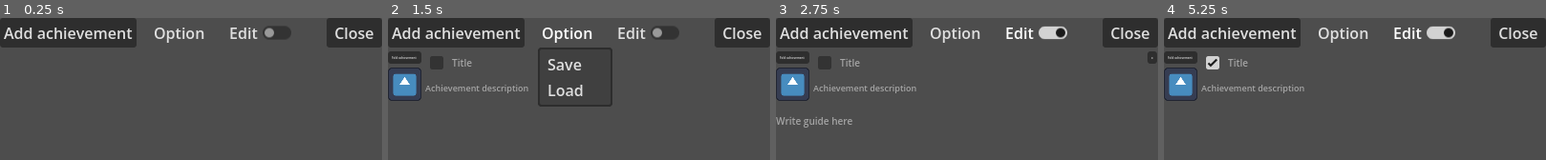
Above: before the commit, frames 1-4 (left to right).
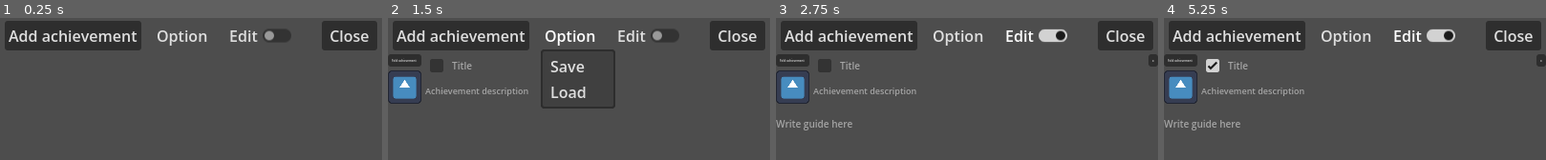
Above: after the commit, the same moments.

Repository: Giitto/achievements-static-solver
Game: Godot game, scene res://main.tscn
The game is run twice, just before and just after one commit, with the same random seed, the same clock (stepped at 60 frames per second) and the same inputs. The engine's default icon, where the game draws it, is replaced by a stand-in: a white triangle on a blue panel in a dark square.
Inputs (mouse positions are in pixels of both pictures, inside the frame that each line leads up to; where the layout moved, square brackets give the same spot in the first picture):
- Up to frame 1 (0.25 s): no input
- Up to frame 2 (1.5 s): click "Add achievement" at 0.5 s; click "Option" at 1.25 s
- Up to frame 3 (2.75 s): click "Edit" at 2 s
- Up to frame 4 (5.25 s): click "Fold achievement" at 2.75 s; click "x" at 3.5 s; click "Add achievement" at 4.25 s; click (1213, 64) [1213, 63] at 5 s

The runs differ from the first frame. In frame 1, 6.8% of the frame differs, in the area x 0-100%, y 0-23%; in frame 2, 11%, in the area x 0-100%, y 0-64%; in frame 3, 10%; in frame 4, 10%.

Commit message:
Corrected some UI fitting problem and completed readme
- Correct the fitting of the delete button - Added padding of the top menu - Corrected some code error - Added usage of achievement in the readme

Diff:
--- a/Achievement/achievement_desc.gd
+++ b/Achievement/achievement_desc.gd
@@ -2,33 +2,29 @@
 class_name Achievement
 
 var default_img = load("res://assets/default_icon.svg")
-@onready var icon: TextureRect = $AchievementsDesc/LeftSide/Icon
+@onready var icon: TextureRect = $%Icon
 var img_path: String = ""
-@onready var icon_click: Button = $AchievementsDesc/LeftSide/Icon/IconClick
-@onready var image_selection: FileDialog = $AchievementsDesc/ImageSelection
+@onready var icon_click: Button = $%IconClick
+@onready var image_selection: FileDialog = $%ImageSelection
 
-@onready var done_check_box: CheckBox = $AchievementsDesc/Title/ManageDeleteButton/done
-@onready var title: LineEdit = $AchievementsDesc/Title/ManageDeleteButton/Title
-@onready var description_text_edit: TextEdit = $AchievementsDesc/Title/DescriptionTextEdit
-@onready var delete_achievement_button: Button = $AchievementsDesc/Title/ManageDeleteButton/DeleteAchievementButton
+@onready var done_check_box: CheckBox = $%Done
+@onready var title: LineEdit = $%Title
+@onready var description_text_edit: TextEdit = $%DescriptionTextEdit
+@onready var delete_achievement_button: Button = $%DeleteAchievementButton
 
-@onready var guide_detail: RichTextLabel = $GuideDetail
-@onready var guide_edit: TextEdit = $GuideEdit
+@onready var guide_detail: RichTextLabel = $%GuideDetail
+@onready var guide_edit: TextEdit = $%GuideEdit
 var guide_bbcode_string: String = "" # Used to stock the raw BBCode so we can retrieve it
-
-@export var MIN_SIZE_DEFAULT : Vector2 = Vector2(248,80)
-@export var MIN_SIZE_FOLDED : Vector2 = Vector2(248,50)
 
 var is_edit_on: bool = false
 var is_achievement_done: bool = false
 var is_folded: bool = false
 
 func _ready() -> void:
-	$".".custom_minimum_size = MIN_SIZE_DEFAULT
 
 	## Make sure that on creation the edit mode is false, use toggle_edit(bool) to enable edit mode
-	delete_achievement_button.visible = false
-	guide_edit.visible = false
+	delete_achievement_button.hide()
+	guide_edit.hide()
 	guide_edit.editable = false
 	guide_bbcode_string = guide_detail.text
 	guide_edit.text = guide_detail.text
@@ -108,7 +104,6 @@
 
 	if root is RootElement:
 		root.troph_list.erase(self)
-		root.remove_child(self)
 		self.call_deferred("queue_free") # better safe than sorry
 
 func _on_fold_button_pressed() -> void:
@@ -116,15 +111,12 @@
 	guide_detail.visible = is_folded
 	guide_edit.visible = is_folded
 	is_folded = !is_folded
-	if is_folded :
-		$".".custom_minimum_size = MIN_SIZE_FOLDED
-	else :
-		$".".custom_minimum_size = MIN_SIZE_DEFAULT
+	if !is_folded :
 		untoggle_edit_logic(is_edit_on)
 
 func hide_guide_if_empty() -> void:
 	if guide_detail.text.is_empty():
-		guide_detail.visible = false
+		guide_detail.hide()
 
 func _on_done_toggled(toggled_on: bool) -> void:
 	is_achievement_done = toggled_on
--- a/Achievement/achievement_desc.tscn
+++ b/Achievement/achievement_desc.tscn
@@ -32,7 +32,7 @@
 anchor_bottom = 1.0
 grow_horizontal = 2
 grow_vertical = 2
-size_flags_horizontal = 0
+size_flags_horizontal = 3
 script = ExtResource("1_e1s4n")
 
 [node name="AchievementsDesc" type="HBoxContainer" parent="." unique_id=1093917953]
@@ -40,6 +40,7 @@
 size_flags_vertical = 0
 
 [node name="ImageSelection" type="FileDialog" parent="AchievementsDesc" unique_id=1549279237]
+unique_name_in_owner = true
 
 [node name="LeftSide" type="VBoxContainer" parent="AchievementsDesc" unique_id=558016055]
 layout_mode = 2
@@ -51,6 +52,7 @@
 autowrap_trim_flags = 192
 
 [node name="Icon" type="TextureRect" parent="AchievementsDesc/LeftSide" unique_id=1203665057]
+unique_name_in_owner = true
 custom_minimum_size = Vector2(35, 35)
 layout_mode = 2
 size_flags_horizontal = 0
@@ -59,6 +61,7 @@
 expand_mode = 3
 
 [node name="IconClick" type="Button" parent="AchievementsDesc/LeftSide/Icon" unique_id=672957495]
+unique_name_in_owner = true
 custom_minimum_size = Vector2(35, 35)
 layout_mode = 0
 theme_override_styles/normal = SubResource("StyleBoxEmpty_e6t1r")
@@ -67,21 +70,24 @@
 theme_override_styles/disabled = SubResource("StyleBoxEmpty_7oao5")
 theme_override_styles/focus = SubResource("StyleBoxEmpty_8em7u")
 
-[node name="Title" type="VBoxContainer" parent="AchievementsDesc" unique_id=1477258093]
+[node name="TitleVBox" type="VBoxContainer" parent="AchievementsDesc" unique_id=1477258093]
+unique_name_in_owner = true
 custom_minimum_size = Vector2(0, 50)
 layout_mode = 2
 size_flags_horizontal = 3
 
-[node name="ManageDeleteButton" type="HBoxContainer" parent="AchievementsDesc/Title" unique_id=1562734679]
+[node name="ManageDeleteButton" type="HBoxContainer" parent="AchievementsDesc/TitleVBox" unique_id=1562734679]
 layout_mode = 2
 size_flags_vertical = 0
 
-[node name="done" type="CheckBox" parent="AchievementsDesc/Title/ManageDeleteButton" unique_id=1512253927]
+[node name="Done" type="CheckBox" parent="AchievementsDesc/TitleVBox/ManageDeleteButton" unique_id=1512253927]
+unique_name_in_owner = true
 layout_mode = 2
 size_flags_horizontal = 0
 size_flags_vertical = 0
 
-[node name="Title" type="LineEdit" parent="AchievementsDesc/Title/ManageDeleteButton" unique_id=1799281099]
+[node name="Title" type="LineEdit" parent="AchievementsDesc/TitleVBox/ManageDeleteButton" unique_id=1799281099]
+unique_name_in_owner = true
 layout_mode = 2
 size_flags_horizontal = 3
 size_flags_vertical = 4
@@ -92,14 +98,16 @@
 placeholder_text = "Title"
 editable = false
 
-[node name="DeleteAchievementButton" type="Button" parent="AchievementsDesc/Title/ManageDeleteButton" unique_id=2142336132]
+[node name="DeleteAchievementButton" type="Button" parent="AchievementsDesc/TitleVBox/ManageDeleteButton" unique_id=2142336132]
+unique_name_in_owner = true
 layout_mode = 2
 size_flags_horizontal = 8
 size_flags_vertical = 0
 theme_override_font_sizes/font_size = 3
 text = "x"
 
-[node name="DescriptionTextEdit" type="TextEdit" parent="AchievementsDesc/Title" unique_id=459668278]
+[node name="DescriptionTextEdit" type="TextEdit" parent="AchievementsDesc/TitleVBox" unique_id=459668278]
+unique_name_in_owner = true
 custom_minimum_size = Vector2(360, 30)
 layout_mode = 2
 size_flags_vertical = 8
@@ -112,7 +120,11 @@
 wrap_mode = 1
 autowrap_mode = 2
 
-[node name="GuideDetail" type="RichTextLabel" parent="." unique_id=379913460]
+[node name="BoxContainer" type="BoxContainer" parent="." unique_id=589830421]
+layout_mode = 2
+
+[node name="GuideDetail" type="RichTextLabel" parent="BoxContainer" unique_id=379913460]
+unique_name_in_owner = true
 custom_minimum_size = Vector2(0, 30)
 layout_mode = 2
 size_flags_vertical = 8
@@ -125,7 +137,8 @@
 bbcode_enabled = true
 fit_content = true
 
-[node name="GuideEdit" type="TextEdit" parent="." unique_id=782389217]
+[node name="GuideEdit" type="TextEdit" parent="BoxContainer" unique_id=782389217]
+unique_name_in_owner = true
 visible = false
 custom_minimum_size = Vector2(0, 30)
 layout_mode = 2
@@ -140,5 +153,5 @@
 
 [connection signal="file_selected" from="AchievementsDesc/ImageSelection" to="." method="_on_image_selection_file_selected"]
 [connection signal="pressed" from="AchievementsDesc/LeftSide/FoldButton" to="." method="_on_fold_button_pressed"]
-[connection signal="toggled" from="AchievementsDesc/Title/ManageDeleteButton/done" to="." method="_on_done_toggled"]
-[connection signal="pressed" from="AchievementsDesc/Title/ManageDeleteButton/DeleteAchievementButton" to="." method="_on_delete_achievement_button_pressed"]
+[connection signal="toggled" from="AchievementsDesc/TitleVBox/ManageDeleteButton/Done" to="." method="_on_done_toggled"]
+[connection signal="pressed" from="AchievementsDesc/TitleVBox/ManageDeleteButton/DeleteAchievementButton" to="." method="_on_delete_achievement_button_pressed"]
--- a/main.gd
+++ b/main.gd
@@ -2,12 +2,12 @@
 class_name RootElement
 
 @onready var main: VBoxContainer = $"."
-@onready var menu_button: MenuButton = $VBoxContainer/MenuButton
-@onready var achievement_box: VBoxContainer = $ScrollContainer/AchievementBox
+@onready var menu_button: MenuButton = $%Option
+@onready var achievement_box: VBoxContainer = $%AchievementBox
 
-@onready var load_file_dialog: FileDialog = $LoadFileDialog
-@onready var save_file_dialog: FileDialog = $SaveFileDialog
-@onready var confirmation_dialog: ConfirmationDialog = $ConfirmationDialog
+@onready var load_file_dialog: FileDialog = $%LoadFileDialog
+@onready var save_file_dialog: FileDialog = $%SaveFileDialog
+@onready var confirmation_dialog: ConfirmationDialog = $%ConfirmationDialog
 
 var is_edit_on :bool = false
 
@@ -50,7 +50,7 @@
 	troph_list.append(ui_instance)
 	if !data.is_empty():
 		ui_instance.from_dict(AchievementDict.new(data))
-		ui_instance.toggle_edit(is_edit_on)
+	ui_instance.toggle_edit(is_edit_on)
 
 func _on_option_item_selected(index: int) -> void:
 	if index == 0:
--- a/main.tscn
+++ b/main.tscn
@@ -14,17 +14,23 @@
 size_flags_vertical = 3
 script = ExtResource("1_ig7tw")
 
-[node name="VBoxContainer" type="HBoxContainer" parent="." unique_id=306845109]
-clip_contents = true
+[node name="MarginContainer" type="MarginContainer" parent="." unique_id=1492424652]
+layout_mode = 2
+theme_override_constants/margin_left = 5
+theme_override_constants/margin_top = 5
+theme_override_constants/margin_right = 5
+
+[node name="VBoxContainer" type="HBoxContainer" parent="MarginContainer" unique_id=306845109]
 layout_mode = 2
 
-[node name="addAchievementButton" type="Button" parent="VBoxContainer" unique_id=1917735730]
+[node name="addAchievementButton" type="Button" parent="MarginContainer/VBoxContainer" unique_id=1917735730]
 layout_mode = 2
 size_flags_horizontal = 0
 size_flags_vertical = 0
 text = "Add achievement"
 
-[node name="MenuButton" type="MenuButton" parent="VBoxContainer" unique_id=974817754]
+[node name="Option" type="MenuButton" parent="MarginContainer/VBoxContainer" unique_id=974817754]
+unique_name_in_owner = true
 layout_mode = 2
 size_flags_horizontal = 6
 size_flags_vertical = 0
@@ -35,13 +41,15 @@
 popup/item_1/text = "Load"
 popup/item_1/id = 1
 
-[node name="EditMode" type="CheckButton" parent="VBoxContainer" unique_id=94013553]
+[node name="EditMode" type="CheckButton" parent="MarginContainer/VBoxContainer" unique_id=94013553]
+unique_name_in_owner = true
 layout_mode = 2
 size_flags_horizontal = 8
 size_flags_vertical = 0
 text = "Edit"
 
-[node name="Quit" type="Button" parent="VBoxContainer" unique_id=1909110466]
+[node name="Quit" type="Button" parent="MarginContainer/VBoxContainer" unique_id=1909110466]
+unique_name_in_owner = true
 layout_mode = 2
 size_flags_horizontal = 10
 size_flags_vertical = 0
@@ -52,18 +60,23 @@
 layout_mode = 2
 
 [node name="AchievementBox" type="VBoxContainer" parent="ScrollContainer" unique_id=283068075]
+unique_name_in_owner = true
 layout_mode = 2
+size_flags_horizontal = 3
 
 [node name="SaveFileDialog" type="FileDialog" parent="." unique_id=2005529454]
+unique_name_in_owner = true
 
 [node name="LoadFileDialog" type="FileDialog" parent="." unique_id=1500800164]
+unique_name_in_owner = true
 
 [node name="ConfirmationDialog" type="ConfirmationDialog" parent="." unique_id=487752389]
+unique_name_in_owner = true
 dialog_text = "Are you sure you want to quit ? You maybe want to save before."
 
-[connection signal="pressed" from="VBoxContainer/addAchievementButton" to="." method="_on_add_achievement_button_pressed"]
-[connection signal="toggled" from="VBoxContainer/EditMode" to="." method="_on_edit_mode_toggled"]
-[connection signal="pressed" from="VBoxContainer/Quit" to="." method="_on_quit_pressed"]
+[connection signal="pressed" from="MarginContainer/VBoxContainer/addAchievementButton" to="." method="_on_add_achievement_button_pressed"]
+[connection signal="toggled" from="MarginContainer/VBoxContainer/EditMode" to="." method="_on_edit_mode_toggled"]
+[connection signal="pressed" from="MarginContainer/VBoxContainer/Quit" to="." method="_on_quit_pressed"]
 [connection signal="file_selected" from="SaveFileDialog" to="." method="_on_save_file_dialog_file_selected"]
 [connection signal="file_selected" from="LoadFileDialog" to="." method="_on_load_file_dialog_file_selected"]
 [connection signal="confirmed" from="ConfirmationDialog" to="." method="_on_confirmation_dialog_confirmed"]
Not shown, changed: README.md
